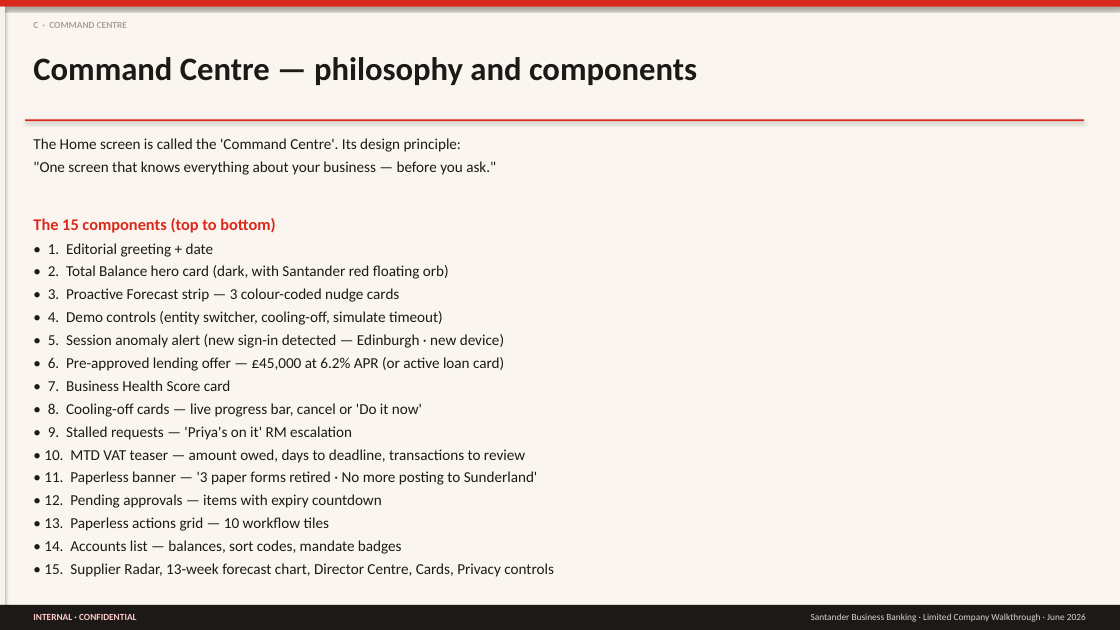
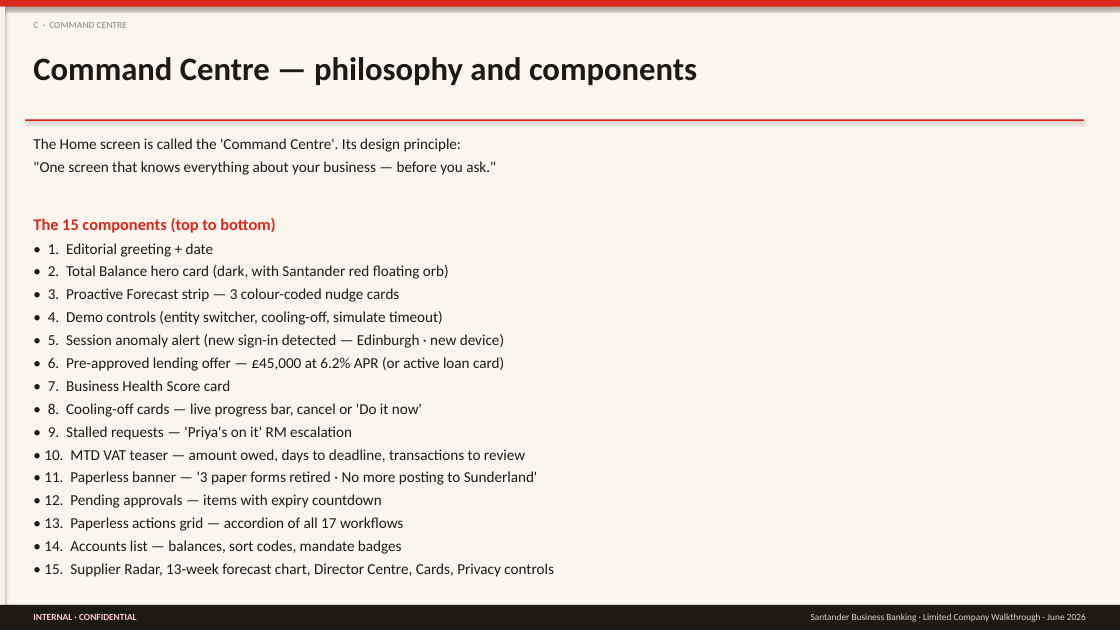
Before and after one commit to imscots-ui/santander, a slide deck: slide 11 of Santander_LimitedCompany_Walkthrough.pptx. Drawn at 1120x630 pixels with LibreOffice and Linux fonts; fonts in the diff are those of the drawing. Boxes give left, top, right and bottom in pixels: in the first picture for what was removed or moved away, otherwise in the second. Text is boxed around its words. In the diff, an @@ line names an element or a change of style, - is before the commit and + after.

```diff
--- a/Santander_LimitedCompany_Walkthrough.pptx
+++ b/Santander_LimitedCompany_Walkthrough.pptx
@@ text at (44,517,403,531): text changed @@
-• 13. Paperless actions grid — 10 workflow tiles
+• 13. Paperless actions grid — accordion of all 17 workflows
```
Also in this commit, not shown: 2 other slides changed, 5 other files.
